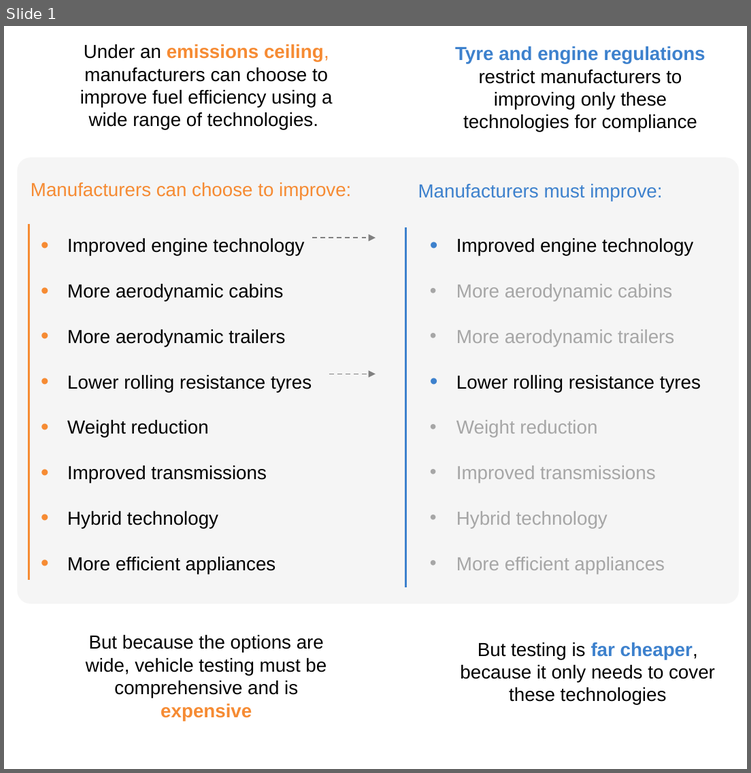
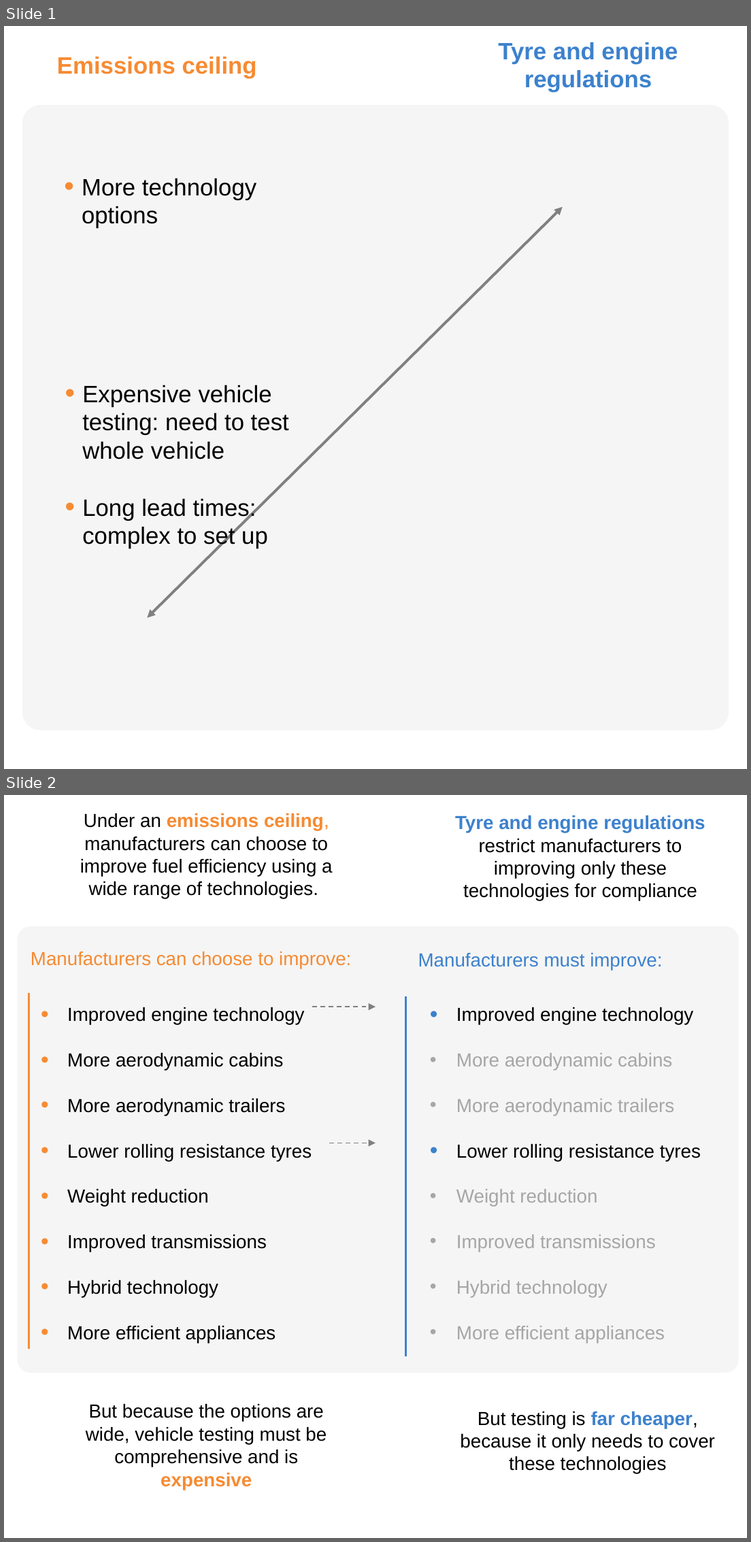
Before and after one commit to grattan/grattan-truck-model, a slide deck: tech-regs-explanatory-chart.pptx. Shown one above the other, each under a label of ours: slide 1 before the commit, slides 1 and 2 after it. The pictures are 751x773 and 751x1542 pixels, drawn with LibreOffice and Linux fonts; fonts in the diff are those of the drawing. Boxes give left, top, right and bottom in pixels: in the first picture for what was removed or moved away, otherwise in the second. Text is boxed around its words. In the diff, an @@ line names an element or a change of style, - is before the commit and + after.

```diff
--- a/tech-regs-explanatory-chart.pptx
+++ b/tech-regs-explanatory-chart.pptx
@@ slide 1 added at [4,26,747,769], background #FFFFFF @@
@@ text added at [498,42,677,92], 20 pt, text #3C81CD, bold @@
+Tyre and engine regulations
@@ text added at [57,56,257,78], 20 pt, text #F68B33, bold @@
+Emissions ceiling
@@ rounded rectangle added at [22,105,729,730], fill #D9D9D9 at 24% opacity @@
@@ text added at [82,178,256,228], 20 pt, text #000000 @@
+• More technology options
@@ double arrow added from (147, 618) to (563, 206), #808080 2.25 pt @@
@@ text added at [82,384,289,548], 20 pt, text #000000 @@
+• Expensive vehicle testing: need to test whole vehicle
+• Long lead times: complex to set up
@@ what was slide 1 is now slide 2 @@
```
Also in this commit, not shown: 1 other slide added, 1 slide removed, 35 other files.
